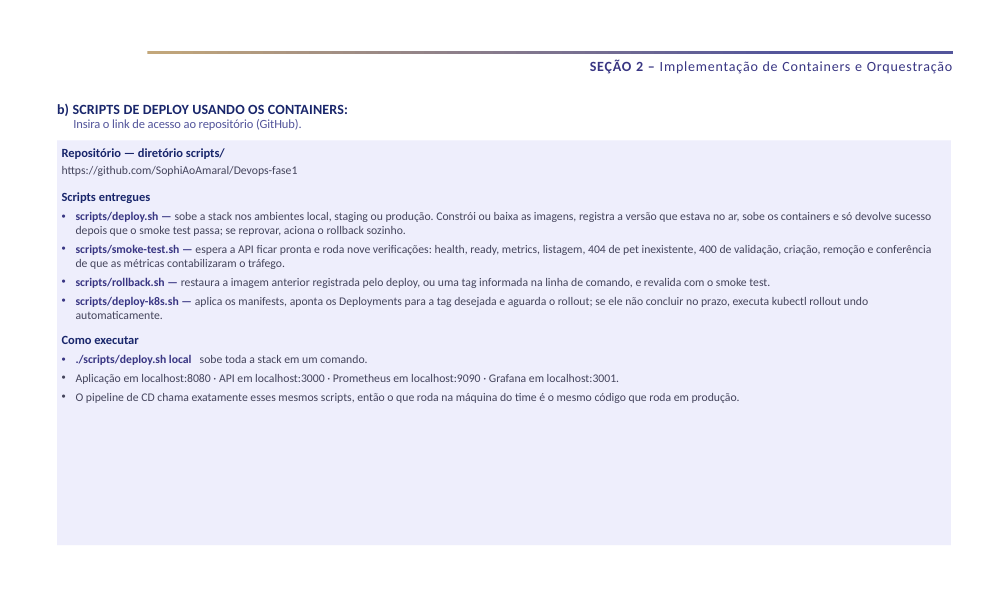
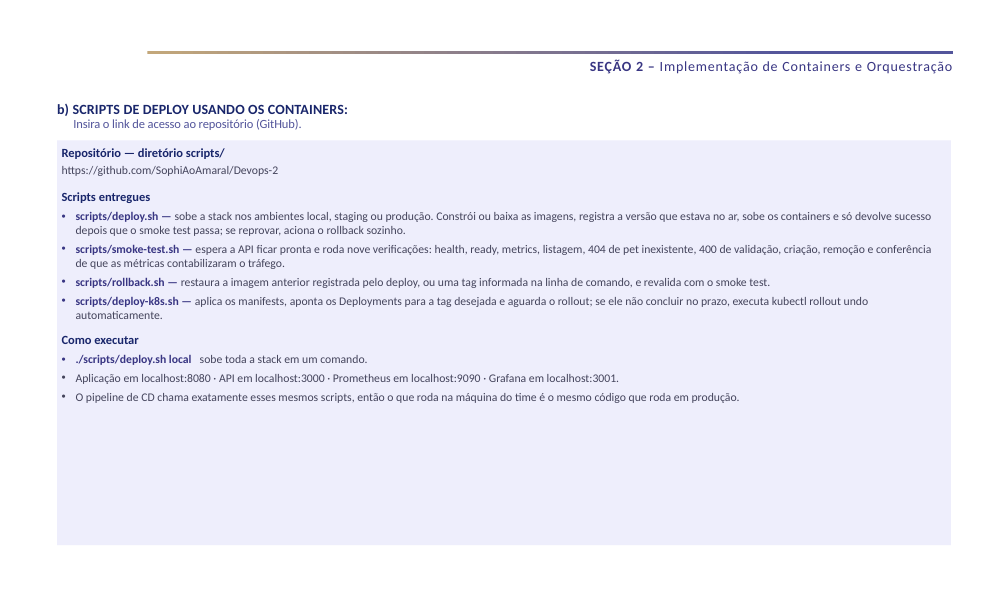
Before and after one commit to SophiAoAmaral/Devops-fase1, a slide deck: slide 7 of docs/Fase_2_DevOps_na_Pratica_PetHub.pptx. Drawn at 1008x590 pixels with LibreOffice and Linux fonts; fonts in the diff are those of the drawing; background and template pictures are left out. Boxes give left, top, right and bottom in pixels: in the first picture for what was removed or moved away, otherwise in the second. Text is boxed around its words. In the diff, an @@ line names an element or a change of style, - is before the commit and + after.

```diff
--- a/docs/Fase_2_DevOps_na_Pratica_PetHub.pptx
+++ b/docs/Fase_2_DevOps_na_Pratica_PetHub.pptx
@@ text at bbox=[62, 166, 279, 176]: text changed @@
-https://github.com/SophiAoAmaral/Devops-fase1
+https://github.com/SophiAoAmaral/Devops-2
```
Also in this commit, not shown: 1 other slide changed, 1 slide added, 1 slide removed, 3 other files.
